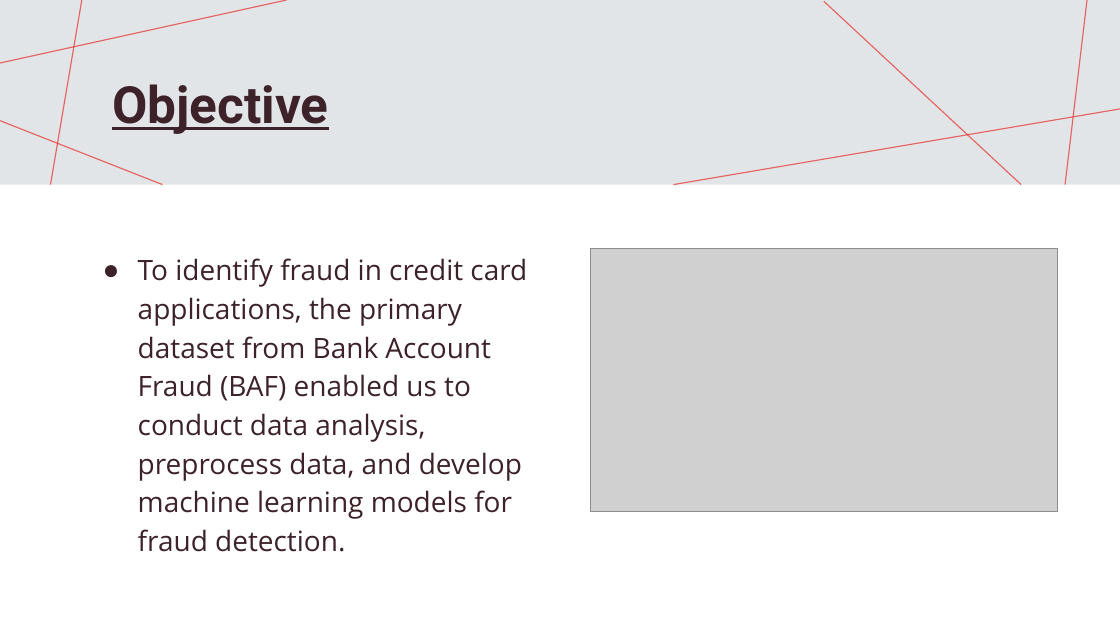
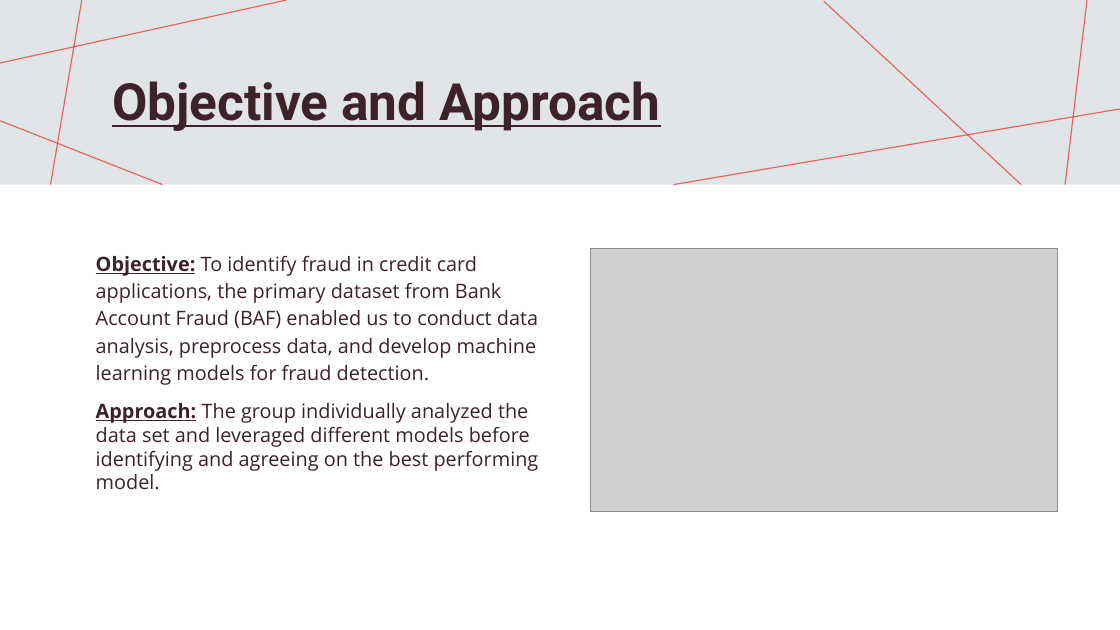
Before and after one commit to killerpennywise/project-2, a slide deck: slide 2 of Banking Account Fraud.pptx. Drawn at 1120x630 pixels with LibreOffice and Linux fonts; fonts in the diff are those of the drawing; grey boxes stand for pictures. Boxes give left, top, right and bottom in pixels: in the first picture for what was removed or moved away, otherwise in the second. Text is boxed around its words. In the diff, an @@ line names an element or a change of style, - is before the commit and + after.

```diff
--- a/Banking Account Fraud.pptx
+++ b/Banking Account Fraud.pptx
@@ title at (112, 81, 660, 131): text changed @@
-Objective
+Objective and Approach
@@ text at (96, 256, 539, 490): text changed; size 24 to 17 pt @@
-● To identify fraud in credit card applications, the primary dataset from Bank Account Fraud (BAF) enabled us to conduct data analysis, preprocess data, and develop machine learning models for fraud detection.
+Objective: To identify fraud in credit card applications, the primary dataset from Bank Account Fraud (BAF) enabled us to conduct data analysis, preprocess data, and develop machine learning models for fraud detection.
+Approach: The group individually analyzed the data set and leveraged different models before identifying and agreeing on the best performing model.
```
Also in this commit, not shown: 1 other slide changed.
